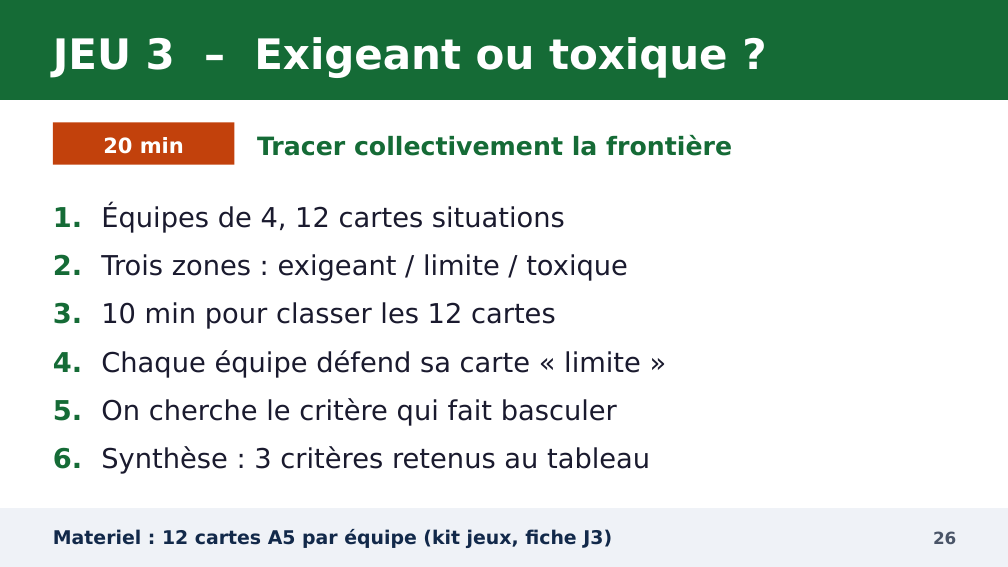
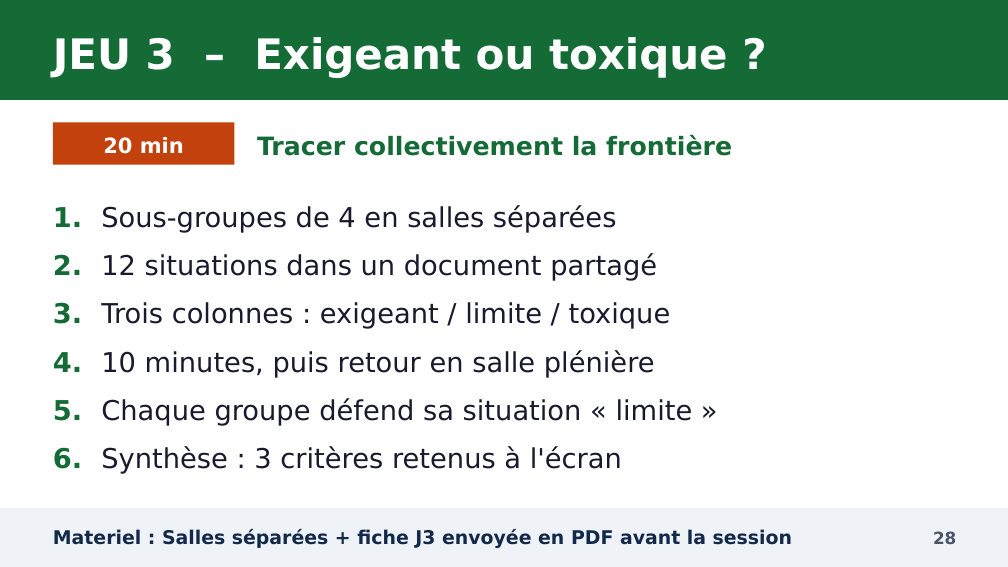
Before and after one commit to YebaYorel/Training, a slide deck: slide 28 of formation_GEM_manager_IA/01_diaporama/Diaporama_Manager_et_IA_GEM.pptx (slide 26 before the commit). Drawn at 1008x567 pixels with LibreOffice and Linux fonts; fonts in the diff are those of the drawing. Boxes give left, top, right and bottom in pixels: in the first picture for what was removed or moved away, otherwise in the second. Text is boxed around its words. In the diff, an @@ line names an element or a change of style, - is before the commit and + after.

```diff
--- a/formation_GEM_manager_IA/01_diaporama/Diaporama_Manager_et_IA_GEM.pptx
+++ b/formation_GEM_manager_IA/01_diaporama/Diaporama_Manager_et_IA_GEM.pptx
@@ text at [53, 205, 693, 474]: text changed @@
-1. Équipes de 4, 12 cartes situations
-2. Trois zones : exigeant / limite / toxique
-3. 10 min pour classer les 12 cartes
-4. Chaque équipe défend sa carte « limite »
-5. On cherche le critère qui fait basculer
-6. Synthèse : 3 critères retenus au tableau
+1. Sous-groupes de 4 en salles séparées
+2. 12 situations dans un document partagé
+3. Trois colonnes : exigeant / limite / toxique
+4. 10 minutes, puis retour en salle plénière
+5. Chaque groupe défend sa situation « limite »
+6. Synthèse : 3 critères retenus à l'écran
@@ text at [53, 529, 792, 548]: text changed @@
-Materiel : 12 cartes A5 par équipe (kit jeux, fiche J3)
+Materiel : Salles séparées + fiche J3 envoyée en PDF avant la session
@@ text at [933, 531, 956, 544]: text changed @@
-26
+28
```
Also in this commit, not shown: 67 other slides changed, 5 slides added, 1 slide removed, 31 other files.
